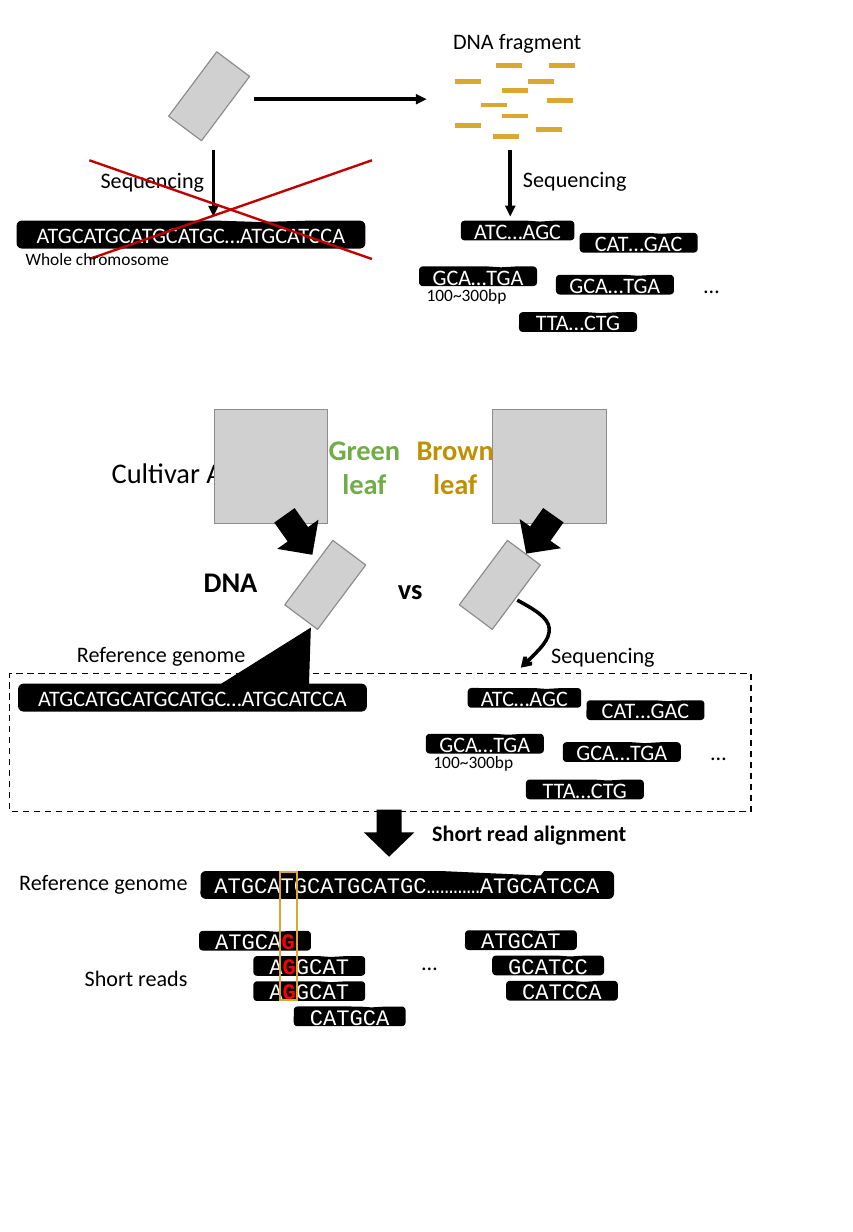
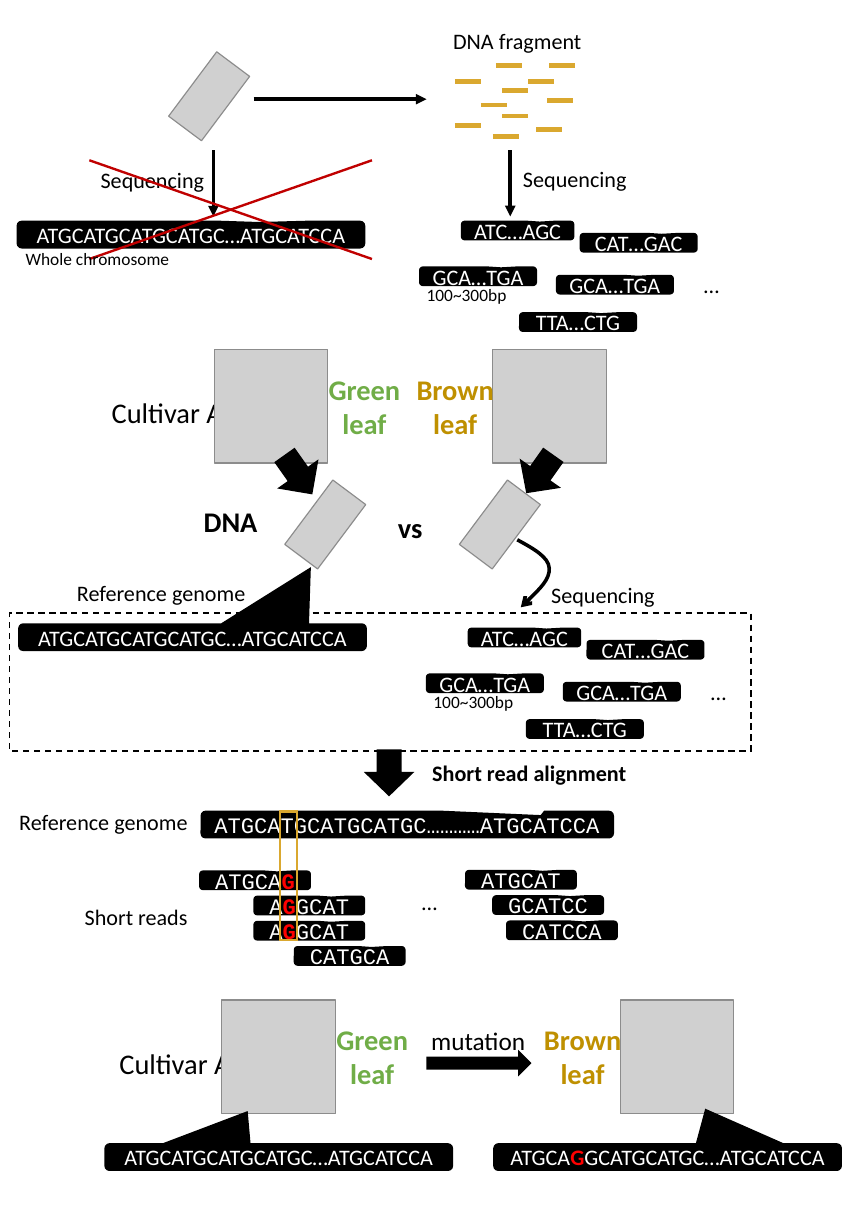
Before and after one commit to slt666666/FAO_lecture, a slide deck: slide 3 of FAO_2024/mutmapqtlseq.pptx. Drawn at 853x1232 pixels with LibreOffice and Linux fonts; fonts in the diff are those of the drawing; grey boxes stand for pictures. Boxes give left, top, right and bottom in pixels: in the first picture for what was removed or moved away, otherwise in the second. Text is boxed around its words. In the diff, an @@ line names an element or a change of style, - is before the commit and + after.

```diff
--- a/FAO_2024/mutmapqtlseq.pptx
+++ b/FAO_2024/mutmapqtlseq.pptx
@@ 14 rounded speech boxes, 13 texts, 4 pictures, 3 down arrows, 2 rectangles, 1 freeform shape: place and size @@
-14 rounded speech boxes, 13 texts, 4 pictures, 3 down arrows, 2 rectangles, 1 freeform shape at (9,409,751,1026)
+14 rounded speech boxes, 13 texts, 4 pictures, 3 down arrows, 2 rectangles, 1 freeform shape at (9,349,751,966)
@@ picture added at (222,1000,336,1113) @@
@@ picture added at (620,1000,734,1113) @@
@@ text added at (336,1031,408,1084), 18 pt, text #70AD47, bold @@
+Green leaf
@@ text added at (431,1032,525,1056), 16 pt, text #000000 @@
+mutation
@@ text added at (544,1027,621,1085), 18 pt, text #BF9000, bold @@
+Brown leaf
@@ text added at (119,1050,230,1081), 18 pt, text #000000 @@
+Cultivar A
@@ right arrow added at (428,1052,531,1075), fill #000000, outline #000000 1 pt @@
@@ rounded speech box added at (105,1144,452,1170), fill #000000, outline #000000 1 pt, 14 pt, text #FFFFFF @@
+ATGCATGCATGCATGC…ATGCATCCA
@@ rounded speech box added at (494,1144,840,1170), fill #000000, outline #000000 1 pt, 14 pt, text #FFFFFF @@
+ATGCAGGCATGCATGC…ATGCATCCA
```
Also in this commit, not shown: 3 other files.
